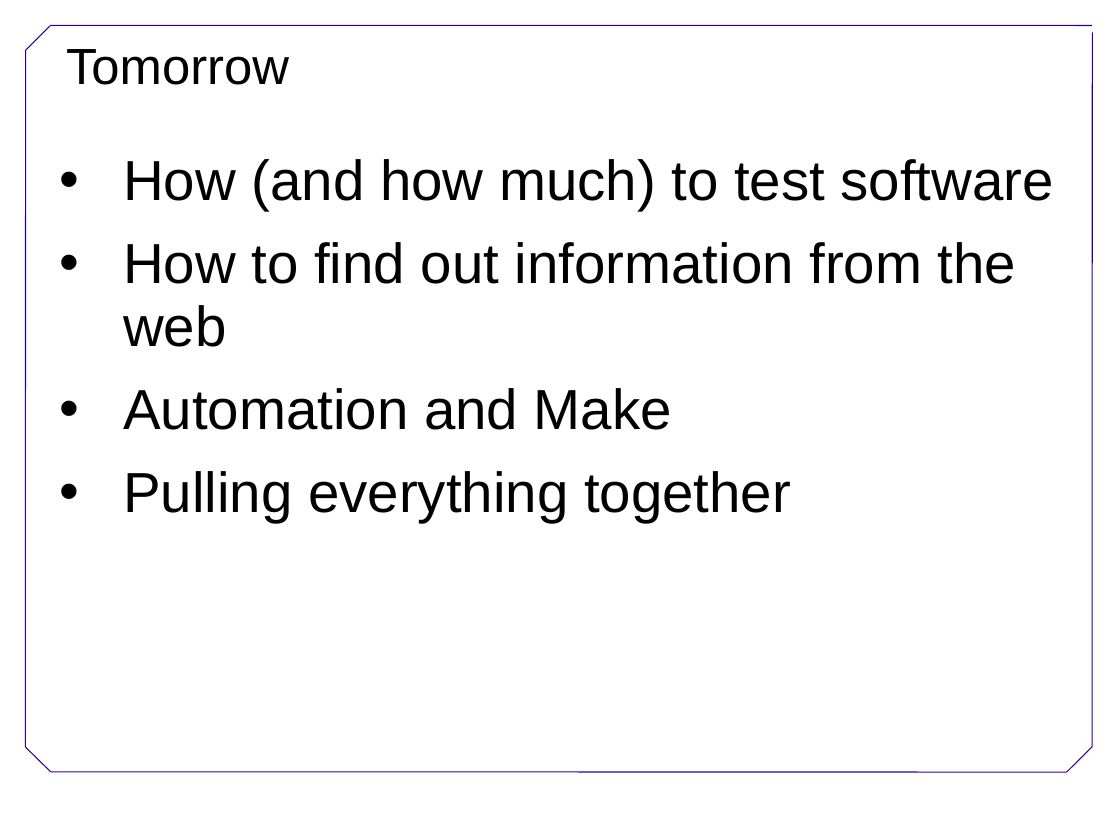
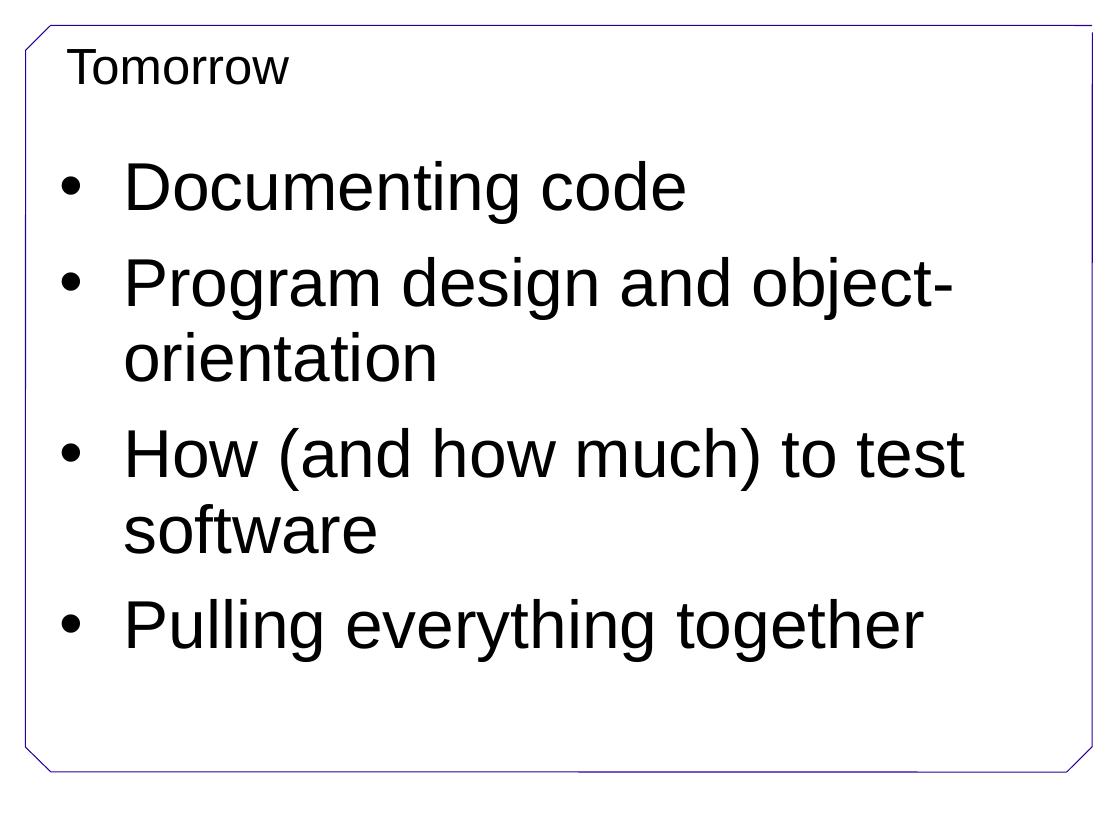
Before and after one commit to swcarpentry/DEPRECATED-boot-camps, a slide deck: slide 3 of Welcome.ppt. Drawn at 1120x840 pixels with LibreOffice and Linux fonts; fonts in the diff are those of the drawing; background and template pictures are left out. Boxes give left, top, right and bottom in pixels: in the first picture for what was removed or moved away, otherwise in the second. Text is boxed around its words. In the diff, an @@ line names an element or a change of style, - is before the commit and + after.

```diff
--- a/Welcome.ppt
+++ b/Welcome.ppt
@@ text at (x1=123, y1=161, x2=955, y2=382): paragraphs added @@
+• Documenting code
+• Program design and object-orientation
@@ text at (x1=123, y1=242, x2=1016, y2=430): paragraphs removed @@
-• How to find out information from the web
-• Automation and Make
@@ text at (x1=123, y1=428, x2=966, y2=662): size 40 to 48 pt in "How (and how much) to test software", "Pulling everything together" @@
```
Also in this commit, not shown: 3 other slides changed, 1 slide added, 1 slide removed, 1 other file.
